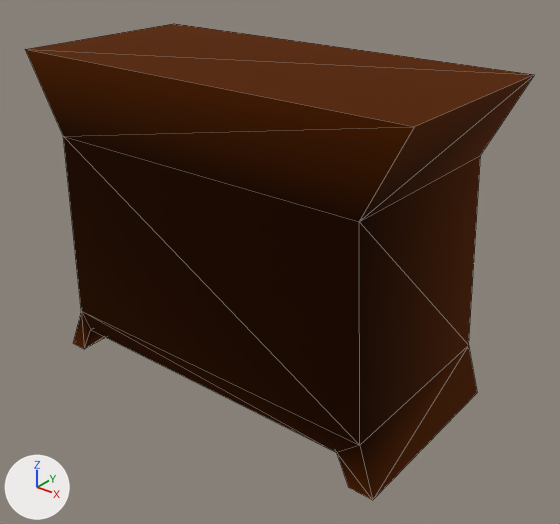
Two versions of the glTF model assets/rummage/furniture.glb, one commit apart.
One viewpoint serves both versions: a camera (50 mm lens) standing at (0.976, -1.164, 1.005) and looking at (0.052, -0.008, 0.288). Lighting does not change. The marker at lower left points along +X, +Y and +Z. Mesh edges are drawn as thin lines. Where no turn or scale is listed for an object, it has been applied to the vertices. Vertices at the same position are counted once.

The scene before the commit, as lines of its bpy script (objects in view):
```python
me_cube_006 = bpy.data.meshes.new('Cube.006')
me_cube_006.from_pydata(...)  # 24 vertices, 44 faces; spans x -0.464..0.453, y -0.213..0.213, z -0.383..0.317
# faces by material slot: [2, 42]
me_cube_006.materials.append(mat_drawer)
me_cube_006.materials.append(mat_wood)
ob_cube = bpy.data.objects.new('Cube', me_cube_006)
ob_cube.location = (0.006, 0.0, 0.383)
```
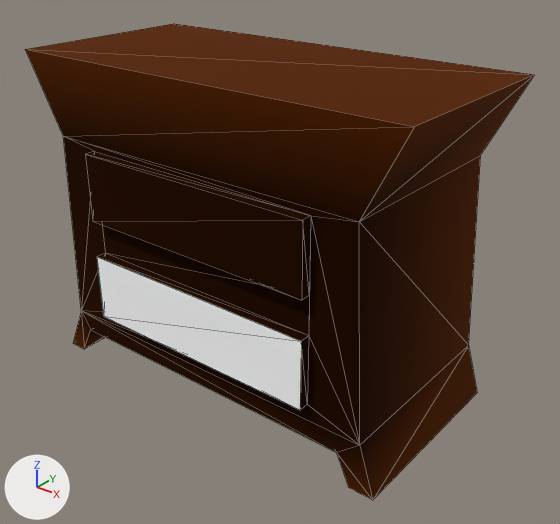
What differs and where, as boxes [x1, y1, x2, y2] in the pictures (560 x 524 px):
part 1 of me_cube_006, built on: [63, 136, 360, 445] in both

Patch to the scene script:
```diff
--- a/assets/rummage/furniture.glb.py
+++ b/assets/rummage/furniture.glb.py
@@ me_cube_006 @@
 # used by ob_cube; location = (0.006, 0.0, 0.383)
-me_cube_006.from_pydata(...)  # 24 vertices, 44 faces; spans x -0.464..0.453, y -0.213..0.213, z -0.383..0.317
+me_cube_006.from_pydata(...)  # 40 vertices, 76 faces; spans x -0.464..0.453, y -0.235..0.213, z -0.383..0.317
+# me_cube_006 part 1
+# 2 faces are deleted
+# 8 vertices are added at x -0.274, y -0.235..-0.213, z -0.239..0.136
+# 8 new vertices lie (0.549, 0.0, 0.0) away from vertices in x -0.274, y -0.235..-0.213, z -0.239..0.136
+# 20 new faces join them, mat_drawer
+# 14 new faces join them, mat_wood
 me_cube_006.materials.append(mat_drawer)
```
